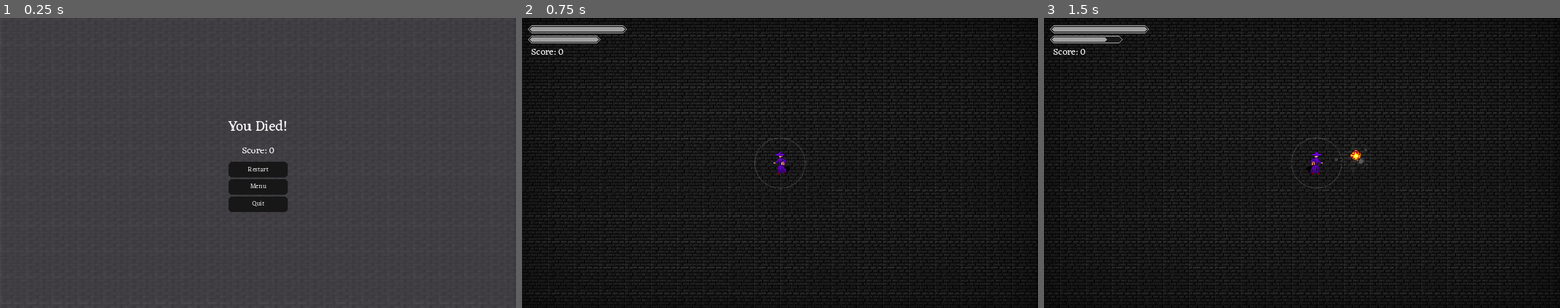
Above: before the commit, frames 1-3 (left to right).
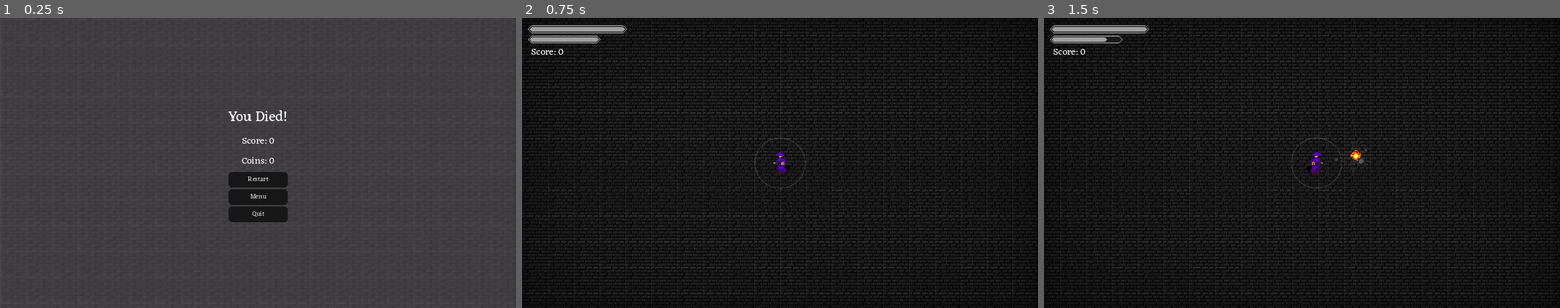
Above: after the commit, the same moments.

Repository: adrianwhatfield/ancient-arena
Game: Godot game, scene res://Scenes/death_screen.tscn
Two runs of this game, one before a commit and one after it. Both use one fixed random seed, a clock stepped at 60 frames per second and the inputs below. This scene is started directly instead of the project's main scene.
Inputs (mouse positions are in pixels of both pictures, inside the frame that each line leads up to):
- Up to frame 1 (0.25 s): no input
- Up to frame 2 (0.75 s): click "Restart" at 0.5 s
- Up to frame 3 (1.5 s): tap Enter at 1.25 s; move the mouse to (1415, 148) at 1.27 s; hold D (right) from 1.28 s (still down); click (1415, 148) at 1.35 s

The runs differ from the first frame. In frame 1, 1.6% of the frame differs, in the area x 44-56%, y 31-71%; in frame 2, less than 0.1%; in frame 3, nothing differs.

Commit message:
Add coins label

Diff:
--- a/ancient_arena/Scenes/death_screen.tscn
+++ b/ancient_arena/Scenes/death_screen.tscn
@@ -63,6 +63,12 @@
 horizontal_alignment = 1
 vertical_alignment = 1
 
+[node name="Coins" type="Label" parent="VBoxContainer"]
+layout_mode = 2
+text = "Coins: "
+horizontal_alignment = 1
+vertical_alignment = 1
+
 [node name="Restart" type="Button" parent="VBoxContainer"]
 layout_mode = 2
 text = "Restart"
--- a/ancient_arena/Scripts/death_screen.gd
+++ b/ancient_arena/Scripts/death_screen.gd
@@ -1,11 +1,12 @@
 extends Control
 
 @onready var score = $VBoxContainer/Score
+@onready var coins = $VBoxContainer/Coins
 
 func _ready():
 	score.text = "Score: " + str(Stats.score)
+	coins.text = "Coins: " + str(Stats.coins)
 	Stats.calculate_coins()
-	print(Stats.coins)
 
 
 func _on_restart_pressed():
